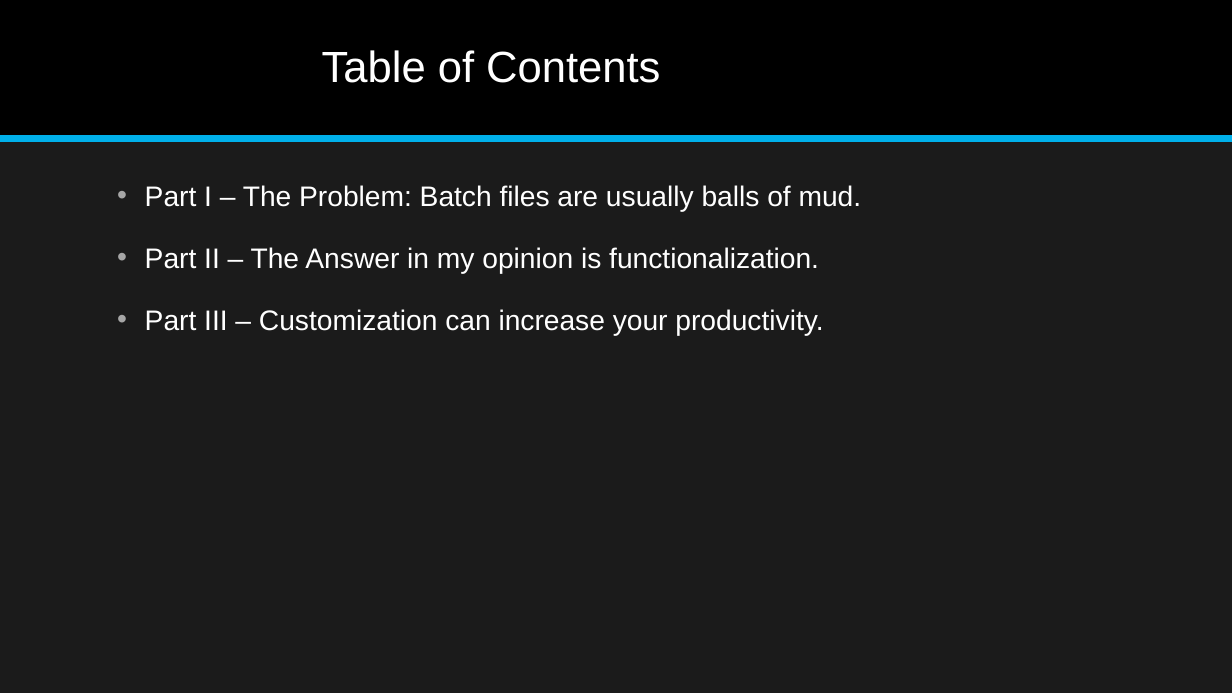
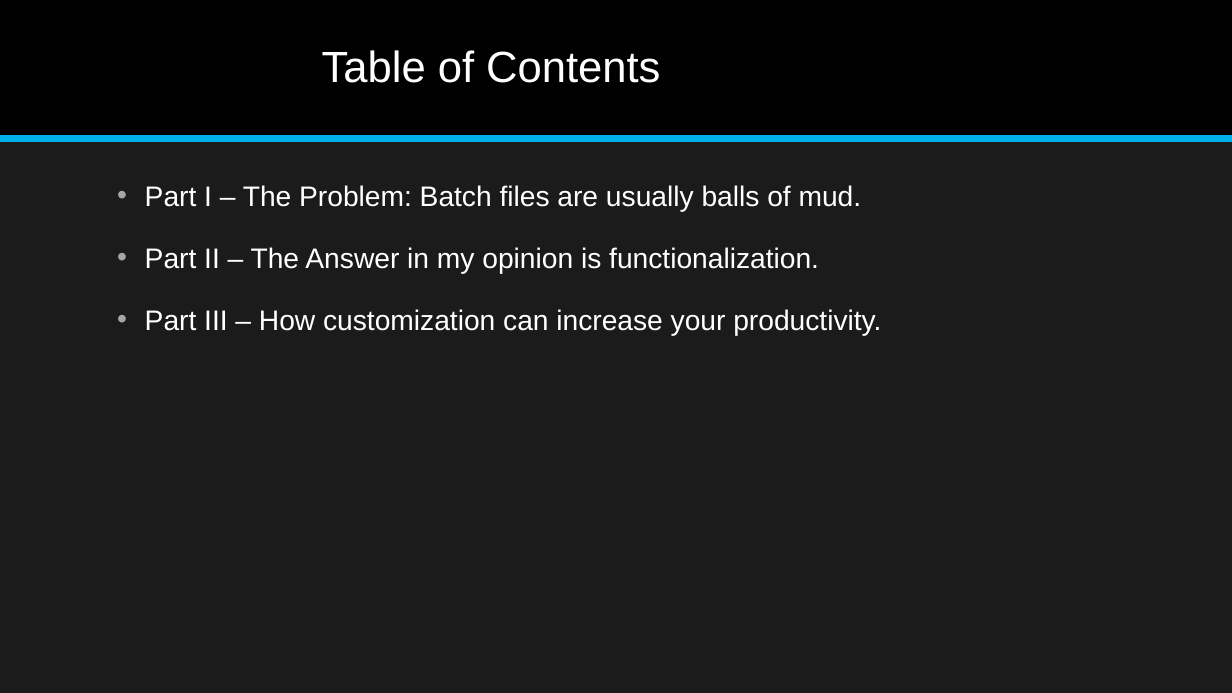
Before and after one commit to jonathan-r-jones/Composable-Batch-Files, a slide deck: slide 2 of Composable Batch File Helper.pptx. Drawn at 1232x693 pixels with LibreOffice and Linux fonts; fonts in the diff are those of the drawing. Boxes give left, top, right and bottom in pixels: in the first picture for what was removed or moved away, otherwise in the second. Text is boxed around its words. In the diff, an @@ line names an element or a change of style, - is before the commit and + after.

```diff
--- a/Composable Batch File Helper.pptx
+++ b/Composable Batch File Helper.pptx
@@ text at (145,309,881,336): text changed @@
-• Part III – Customization can increase your productivity.
+• Part III – How customization can increase your productivity.
```
Also in this commit, not shown: 4 other slides changed, 1 slide added, 1 slide removed, 1 other file.
